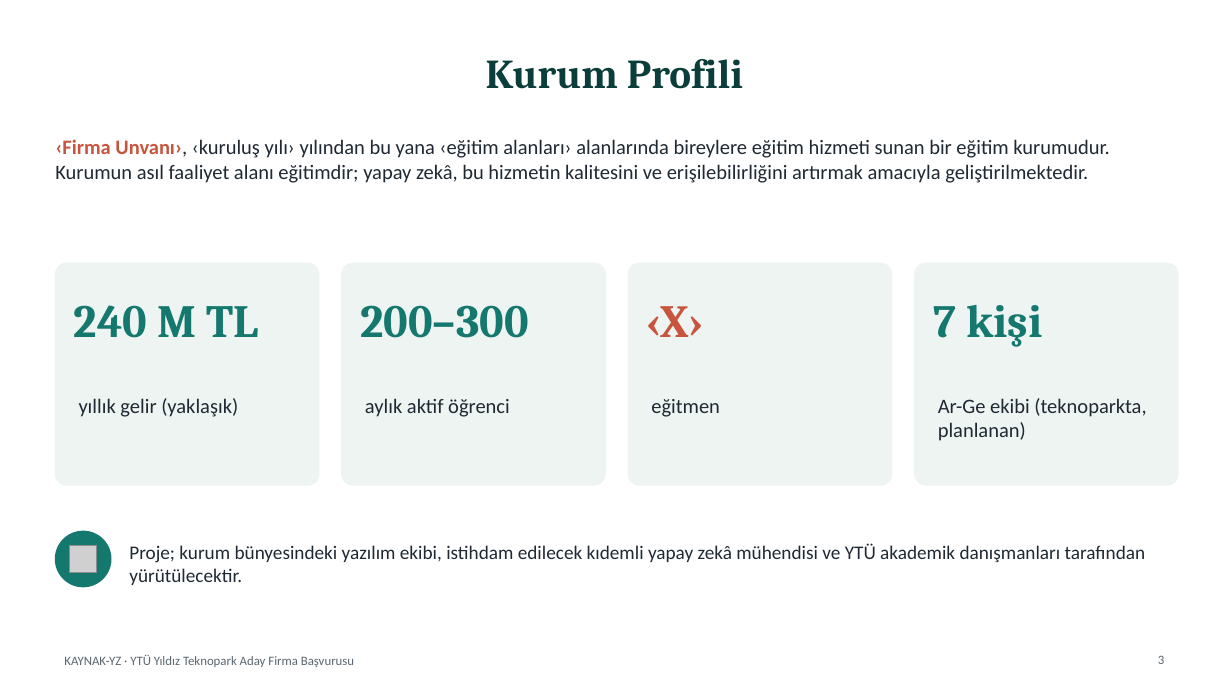
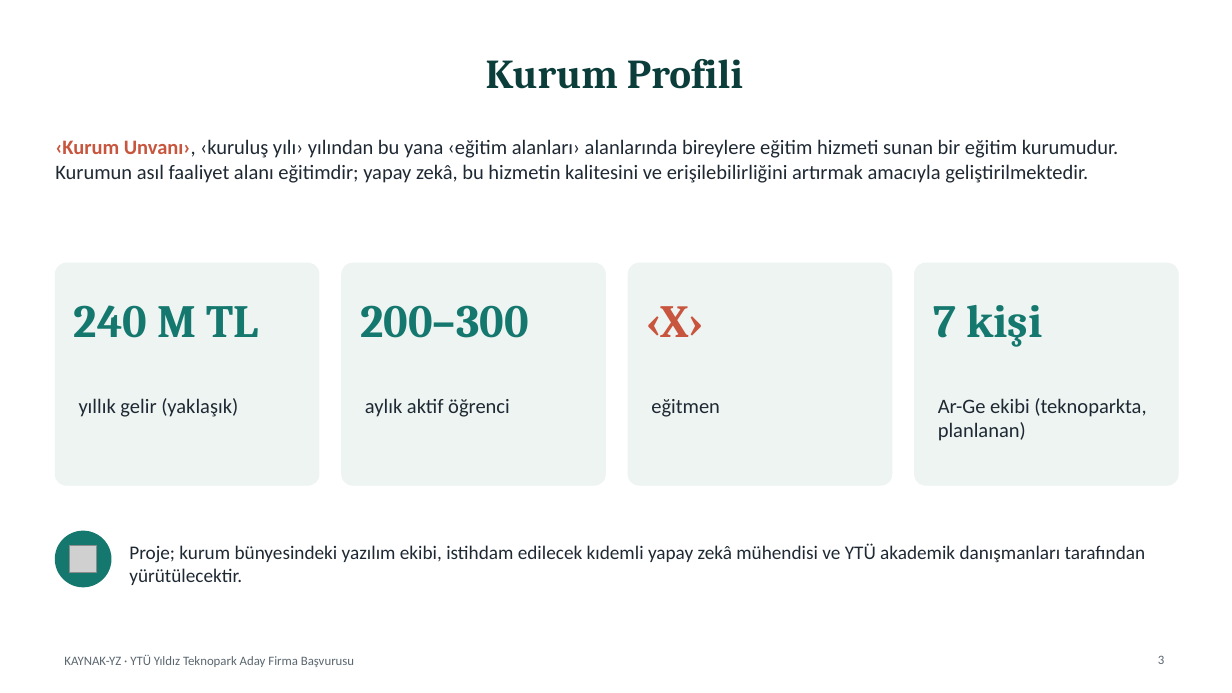
Before and after one commit to adecust/yildiz-teknopark-basvuru, a slide deck: slide 3 of teslim/KAYNAK-YZ_Firma_Proje_Sunumu.pptx. Drawn at 1232x693 pixels with LibreOffice and Linux fonts; fonts in the diff are those of the drawing; grey boxes stand for pictures. Boxes give left, top, right and bottom in pixels: in the first picture for what was removed or moved away, otherwise in the second. Text is boxed around its words. In the diff, an @@ line names an element or a change of style, - is before the commit and + after.

```diff
--- a/teslim/KAYNAK-YZ_Firma_Proje_Sunumu.pptx
+++ b/teslim/KAYNAK-YZ_Firma_Proje_Sunumu.pptx
@@ text at [55, 139, 1119, 183]: text changed @@
-‹Firma Unvanı›, ‹kuruluş yılı› yılından bu yana ‹eğitim alanları› alanlarında bireylere eğitim hizmeti sunan bir eğitim kurumudur. Kurumun asıl faaliyet alanı eğitimdir; yapay zekâ, bu hizmetin kalitesini ve erişilebilirliğini artırmak amacıyla geliştirilmektedir.
+‹Kurum Unvanı›, ‹kuruluş yılı› yılından bu yana ‹eğitim alanları› alanlarında bireylere eğitim hizmeti sunan bir eğitim kurumudur. Kurumun asıl faaliyet alanı eğitimdir; yapay zekâ, bu hizmetin kalitesini ve erişilebilirliğini artırmak amacıyla geliştirilmektedir.
```
Also in this commit, not shown: 4 other slides changed, 1 slide added, 12 other files.
